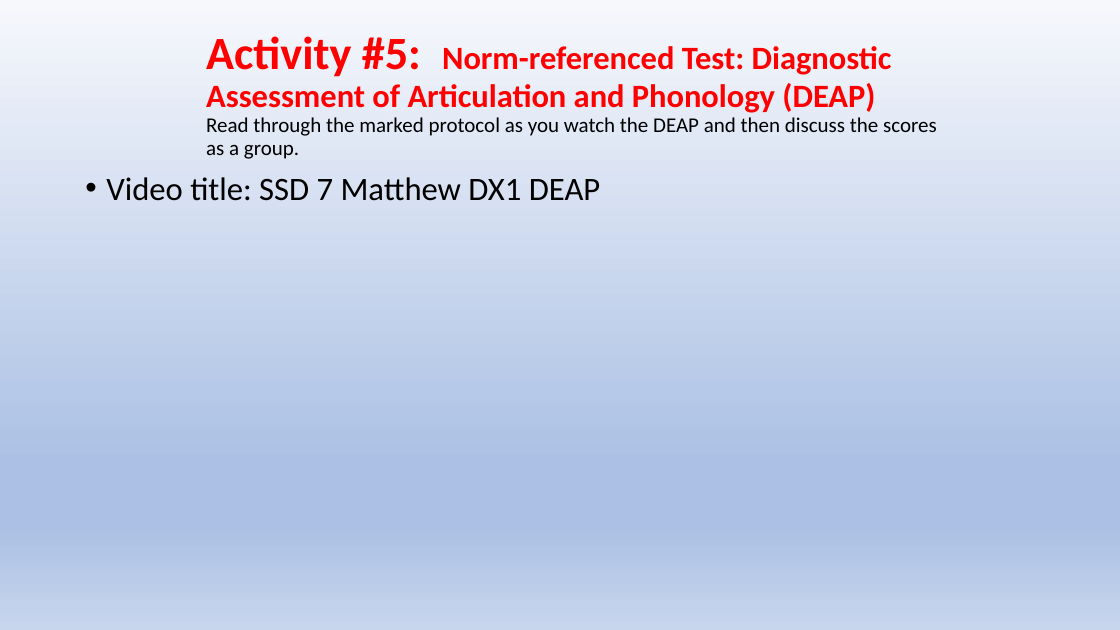
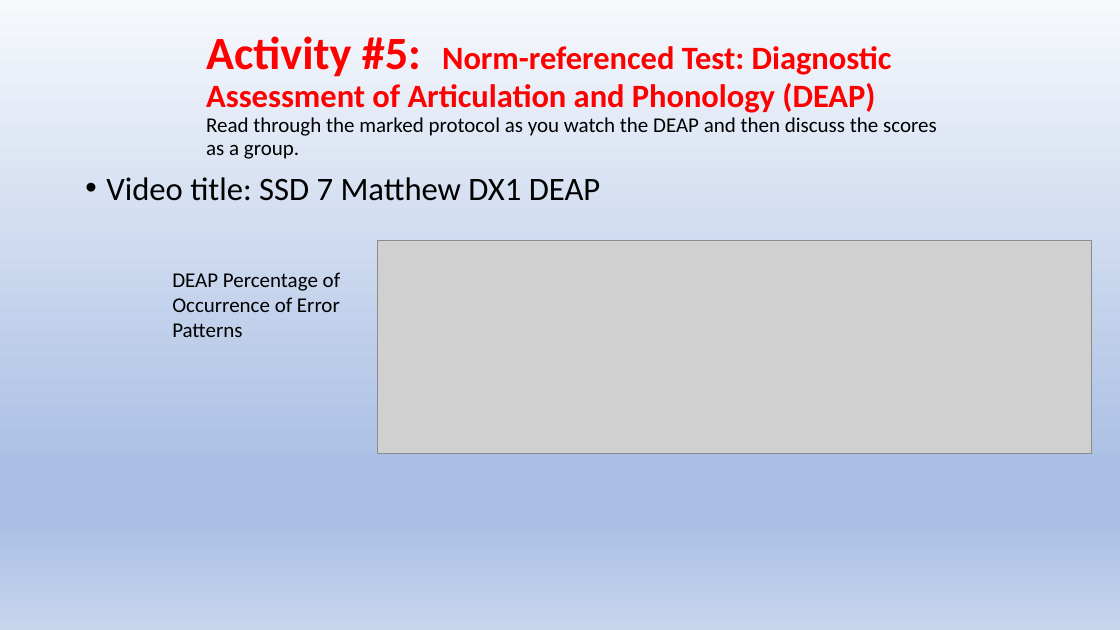
Before and after one commit to Jim-Wright90/cds431_sp22, a slide deck: slide 1 of slides/cds431_week3_1.pptx. Drawn at 1120x630 pixels with LibreOffice and Linux fonts; fonts in the diff are those of the drawing; grey boxes stand for pictures. Boxes give left, top, right and bottom in pixels: in the first picture for what was removed or moved away, otherwise in the second. Text is boxed around its words. In the diff, an @@ line names an element or a change of style, - is before the commit and + after.

```diff
--- a/slides/cds431_week3_1.pptx
+++ b/slides/cds431_week3_1.pptx
@@ picture added at [378, 241, 1092, 454] @@
@@ text added at [172, 272, 340, 337], 18 pt, text #000000 @@
+DEAP Percentage of Occurrence of Error Patterns
```
Also in this commit, not shown: 1 slide added, 6 other files.
